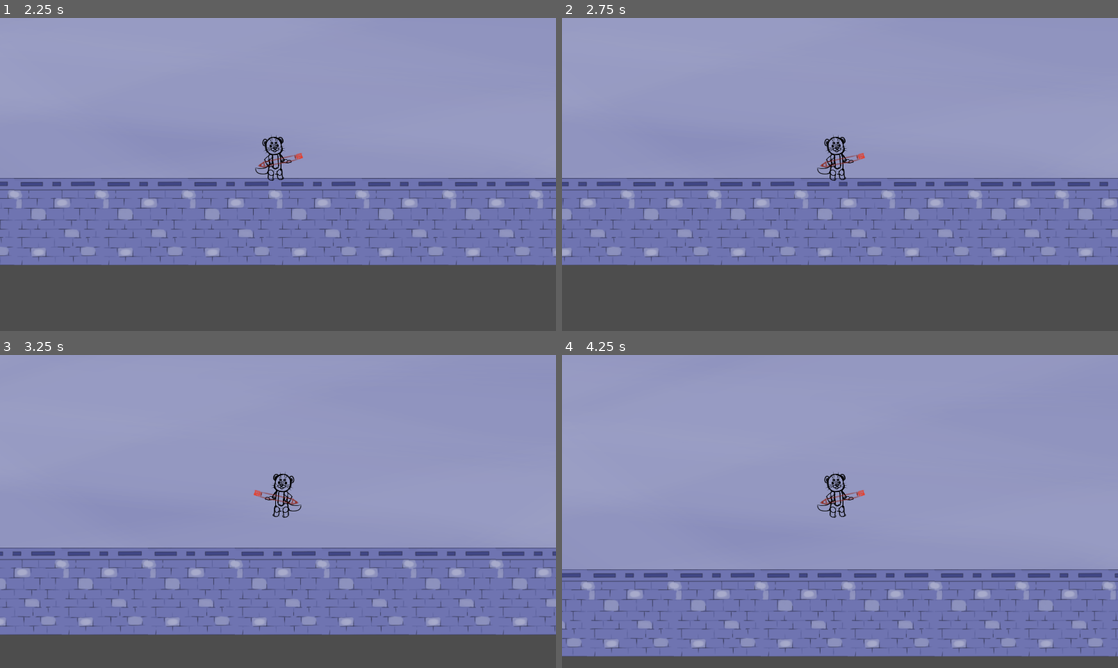
Above: before the commit, frames 1-4 (two rows, left to right).
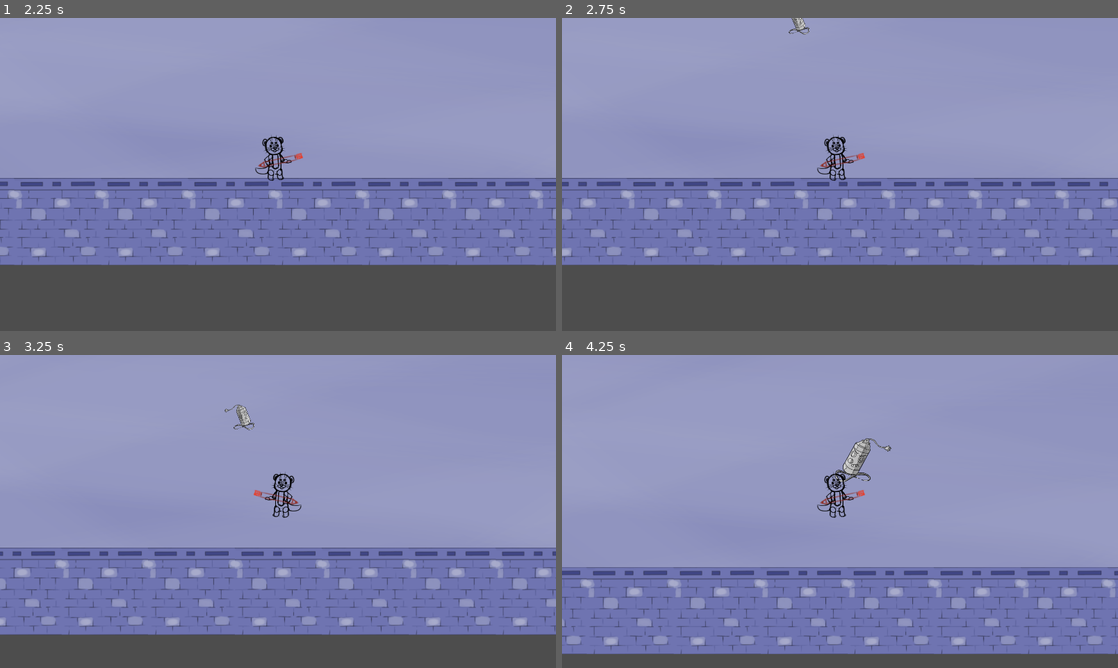
Above: after the commit, the same moments.

Repository: DrOtter3000/ctrlottdelete
Game: Godot game, scene res://Levels/level_1.tscn
The game is run twice, just before and just after one commit, with the same random seed, the same clock (stepped at 60 frames per second) and the same inputs.
Inputs (mouse positions are in pixels of both pictures, inside the frame that each line leads up to):
- Up to frame 1 (2.25 s): tap Enter at 0.5 s; move the mouse to (400, 158) at 0.52 s; hold D (right) 0.53-1.28 s; click (400, 158) at 0.6 s; move the mouse to (166, 190) at 1.27 s; hold S (down) 1.28-2.03 s; click (166, 190) at 1.35 s; move the mouse to (333, 105) at 2.02 s; hold D (right) from 2.03 s (still down); click (333, 105) at 2.1 s
- Up to frame 2 (2.75 s): keep holding D (right)
- Up to frame 3 (3.25 s): move the mouse to (250, 574) at 2.77 s; release D (right) at 2.78 s; hold W (up) from 2.78 s (still down); click (250, 574) at 2.85 s
- Up to frame 4 (4.25 s): move the mouse to (1006, 558) at 3.52 s; release W (up) at 3.53 s; hold A (left) from 3.53 s (still down); click (1006, 558) at 3.6 s

Frame 1 is identical in both runs. In frame 2, 0.1% of the frame differs, in the area x 40-45%, y 0-6%; in frame 3, 0.2%; in frame 4, 7.1%, in the area x 0-100%, y 26-97%.

Commit message:
refactor enemies

Diff:
--- /dev/null
+++ b/Enemies/Kamikaze/kamikaze.gd
@@ -0,0 +1,6 @@
+extends Enemy
+
+
+func _on_explosion_area_body_entered(body: Node2D) -> void:
+	if body.is_in_group("Player"):
+		player.take_damage(damage)
--- a/Enemies/Kamikaze/kamikaze.tscn
+++ b/Enemies/Kamikaze/kamikaze.tscn
@@ -1,49 +1,236 @@
-[gd_scene load_steps=8 format=3 uid="uid://b5koxic5kip0l"]
+[gd_scene load_steps=13 format=3 uid="uid://b5koxic5kip0l"]
 
 [ext_resource type="PackedScene" uid="uid://6x1a8q27db8p" path="res://Enemies/enemy.tscn" id="1_ufkqs"]
 [ext_resource type="Texture2D" uid="uid://bn3gr0flhc1pu" path="res://Enemies/Kamikaze/Rainboom.png" id="2_gob8l"]
+[ext_resource type="Script" path="res://Enemies/Kamikaze/kamikaze.gd" id="2_nhv10"]
+[ext_resource type="Texture2D" uid="uid://cqx42g3h4ebcb" path="res://Enemies/Kamikaze/explosion.png" id="4_r2fsy"]
 
 [sub_resource type="CircleShape2D" id="CircleShape2D_jiw7n"]
+radius = 48.0
+
+[sub_resource type="CircleShape2D" id="CircleShape2D_uxbss"]
+radius = 76.0
+
+[sub_resource type="CircleShape2D" id="CircleShape2D_suw18"]
+radius = 1024.0
+
+[sub_resource type="CircleShape2D" id="CircleShape2D_1nypp"]
 radius = 128.0
-
-[sub_resource type="CircleShape2D" id="CircleShape2D_uxbss"]
-radius = 256.0
-
-[sub_resource type="CircleShape2D" id="CircleShape2D_suw18"]
-radius = 2048.0
 
 [sub_resource type="Animation" id="Animation_s1rqr"]
 resource_name = "walk"
+length = 0.4
+loop_mode = 1
 step = 0.025
+tracks/0/type = "value"
+tracks/0/imported = false
+tracks/0/enabled = true
+tracks/0/path = NodePath("Graphic:position")
+tracks/0/interp = 1
+tracks/0/loop_wrap = true
+tracks/0/keys = {
+"times": PackedFloat32Array(0, 0.1, 0.2, 0.3),
+"transitions": PackedFloat32Array(1, 1, 1, 1),
+"update": 0,
+"values": [Vector2(0, 0), Vector2(0, -8), Vector2(0, 0), Vector2(0, -8)]
+}
+tracks/1/type = "value"
+tracks/1/imported = false
+tracks/1/enabled = true
+tracks/1/path = NodePath("Graphic:skew")
+tracks/1/interp = 1
+tracks/1/loop_wrap = true
+tracks/1/keys = {
+"times": PackedFloat32Array(0, 0.2),
+"transitions": PackedFloat32Array(1, 1),
+"update": 0,
+"values": [0.10472, 0.0]
+}
+
+[sub_resource type="Animation" id="Animation_0yt0r"]
+length = 0.001
+tracks/0/type = "value"
+tracks/0/imported = false
+tracks/0/enabled = true
+tracks/0/path = NodePath("Graphic:position")
+tracks/0/interp = 1
+tracks/0/loop_wrap = true
+tracks/0/keys = {
+"times": PackedFloat32Array(0),
+"transitions": PackedFloat32Array(1),
+"update": 0,
+"values": [Vector2(0, 0)]
+}
+tracks/1/type = "value"
+tracks/1/imported = false
+tracks/1/enabled = true
+tracks/1/path = NodePath("Graphic:skew")
+tracks/1/interp = 1
+tracks/1/loop_wrap = true
+tracks/1/keys = {
+"times": PackedFloat32Array(0),
+"transitions": PackedFloat32Array(1),
+"update": 0,
+"values": [0.0]
+}
+tracks/2/type = "value"
+tracks/2/imported = false
+tracks/2/enabled = true
+tracks/2/path = NodePath("Graphic/Sprite2D:scale")
+tracks/2/interp = 1
+tracks/2/loop_wrap = true
+tracks/2/keys = {
+"times": PackedFloat32Array(0),
+"transitions": PackedFloat32Array(1),
+"update": 0,
+"values": [Vector2(0.5, 0.5)]
+}
+tracks/3/type = "value"
+tracks/3/imported = false
+tracks/3/enabled = true
+tracks/3/path = NodePath("Graphic/Sprite2D:visible")
+tracks/3/interp = 1
+tracks/3/loop_wrap = true
+tracks/3/keys = {
+"times": PackedFloat32Array(0),
+"transitions": PackedFloat32Array(1),
+"update": 1,
+"values": [true]
+}
+tracks/4/type = "value"
+tracks/4/imported = false
+tracks/4/enabled = true
+tracks/4/path = NodePath("ExplosionArea:monitoring")
+tracks/4/interp = 1
+tracks/4/loop_wrap = true
+tracks/4/keys = {
+"times": PackedFloat32Array(0),
+"transitions": PackedFloat32Array(1),
+"update": 1,
+"values": [false]
+}
+tracks/5/type = "value"
+tracks/5/imported = false
+tracks/5/enabled = true
+tracks/5/path = NodePath("ExplosionShape:scale")
+tracks/5/interp = 1
+tracks/5/loop_wrap = true
+tracks/5/keys = {
+"times": PackedFloat32Array(0),
+"transitions": PackedFloat32Array(1),
+"update": 0,
+"values": [Vector2(1e-05, 1e-05)]
+}
+
+[sub_resource type="Animation" id="Animation_dnu6l"]
+resource_name = "attack"
+length = 0.3
+tracks/0/type = "value"
+tracks/0/imported = false
+tracks/0/enabled = true
+tracks/0/path = NodePath("Graphic/Sprite2D:scale")
+tracks/0/interp = 1
+tracks/0/loop_wrap = true
+tracks/0/keys = {
+"times": PackedFloat32Array(0, 0.2),
+"transitions": PackedFloat32Array(1, 1),
+"update": 0,
+"values": [Vector2(0.5, 0.5), Vector2(2, 2)]
+}
+tracks/1/type = "value"
+tracks/1/imported = false
+tracks/1/enabled = true
+tracks/1/path = NodePath("Graphic/Sprite2D:visible")
+tracks/1/interp = 1
+tracks/1/loop_wrap = true
+tracks/1/keys = {
+"times": PackedFloat32Array(0, 0.2),
+"transitions": PackedFloat32Array(1, 1),
+"update": 1,
+"values": [true, false]
+}
+tracks/2/type = "method"
+tracks/2/imported = false
+tracks/2/enabled = true
+tracks/2/path = NodePath(".")
+tracks/2/interp = 1
+tracks/2/loop_wrap = true
+tracks/2/keys = {
+"times": PackedFloat32Array(0.3),
+"transitions": PackedFloat32Array(1),
+"values": [{
+"args": [],
+"method": &"queue_free"
+}]
+}
+tracks/3/type = "value"
+tracks/3/imported = false
+tracks/3/enabled = true
+tracks/3/path = NodePath("ExplosionArea:monitoring")
+tracks/3/interp = 1
+tracks/3/loop_wrap = true
+tracks/3/keys = {
+"times": PackedFloat32Array(0, 0.2),
+"transitions": PackedFloat32Array(1, 1),
+"update": 1,
+"values": [false, true]
+}
+tracks/4/type = "value"
+tracks/4/imported = false
+tracks/4/enabled = true
+tracks/4/path = NodePath("ExplosionShape:scale")
+tracks/4/interp = 1
+tracks/4/loop_wrap = true
+tracks/4/keys = {
+"times": PackedFloat32Array(0.2, 0.3),
+"transitions": PackedFloat32Array(1, 1),
+"update": 0,
+"values": [Vector2(1e-05, 1e-05), Vector2(2.5, 2.5)]
+}
 
 [sub_resource type="AnimationLibrary" id="AnimationLibrary_4ylri"]
 _data = {
+"RESET": SubResource("Animation_0yt0r"),
+"attack": SubResource("Animation_dnu6l"),
 "walk": SubResource("Animation_s1rqr")
 }
 
 [node name="Kamikaze" instance=ExtResource("1_ufkqs")]
-script = null
-
-[node name="Sprite2D" parent="." index="0"]
+script = ExtResource("2_nhv10")
+
+[node name="Sprite2D" parent="Graphic" index="0"]
+position = Vector2(0, -32)
+scale = Vector2(0.5, 0.5)
 texture = ExtResource("2_gob8l")
-
-[node name="HurtBox" parent="." index="2"]
-visible = false
+flip_h = true
+
+[node name="ExplosionShape" type="Sprite2D" parent="." index="1"]
+position = Vector2(0, -23)
+scale = Vector2(1e-05, 1e-05)
+texture = ExtResource("4_r2fsy")
+
+[node name="HurtBox" parent="." index="3"]
+position = Vector2(0, -23)
 shape = SubResource("CircleShape2D_jiw7n")
 
-[node name="Range" parent="." index="3"]
-visible = false
-
 [node name="CollisionShape2D" parent="Range" index="0"]
+position = Vector2(0, -23)
 shape = SubResource("CircleShape2D_uxbss")
 
-[node name="MaxRange" parent="." index="4"]
-visible = false
-
 [node name="CollisionShape2D" parent="MaxRange" index="0"]
+position = Vector2(0, -23)
 shape = SubResource("CircleShape2D_suw18")
 
-[node name="AnimationPlayer" parent="." index="6"]
+[node name="ExplosionArea" type="Area2D" parent="." index="6"]
+monitoring = false
+
+[node name="CollisionShape2D" type="CollisionShape2D" parent="ExplosionArea" index="0"]
+position = Vector2(0, -23)
+shape = SubResource("CircleShape2D_1nypp")
+
+[node name="AnimationPlayer" parent="." index="8"]
 libraries = {
 "": SubResource("AnimationLibrary_4ylri")
 }
+
+[connection signal="body_entered" from="ExplosionArea" to="." method="_on_explosion_area_body_entered"]
--- a/Enemies/PaintElemental/paint_elemental.gd
+++ b/Enemies/PaintElemental/paint_elemental.gd
@@ -4,12 +4,6 @@
 @export var Projectile :PackedScene
 
 
-func set_sprite_direction() -> void:
-	if player.position.x > position.x:
-		sprite_2d.flip_h = false
-	else:
-		sprite_2d.flip_h = true
-
 func fire() -> void:
 	var projectile_instance = Projectile.instantiate()
 	get_parent().add_child(projectile_instance)
--- a/Enemies/PaintElemental/paint_elemental.tscn
+++ b/Enemies/PaintElemental/paint_elemental.tscn
@@ -14,29 +14,12 @@
 [sub_resource type="CircleShape2D" id="CircleShape2D_ouko8"]
 radius = 1024.0
 
-[sub_resource type="Animation" id="Animation_g3wvv"]
-resource_name = "walk"
-length = 2.0
-loop_mode = 1
-tracks/0/type = "value"
-tracks/0/imported = false
-tracks/0/enabled = true
-tracks/0/path = NodePath("Sprite2D:position")
-tracks/0/interp = 2
-tracks/0/loop_wrap = true
-tracks/0/keys = {
-"times": PackedFloat32Array(0, 0.9, 2),
-"transitions": PackedFloat32Array(1, 1, 1),
-"update": 0,
-"values": [Vector2(0, 0), Vector2(0, 8), Vector2(0, 0)]
-}
-
 [sub_resource type="Animation" id="Animation_ld24n"]
 length = 0.001
 tracks/0/type = "value"
 tracks/0/imported = false
 tracks/0/enabled = true
-tracks/0/path = NodePath("Sprite2D:position")
+tracks/0/path = NodePath("Graphic:position")
 tracks/0/interp = 1
 tracks/0/loop_wrap = true
 tracks/0/keys = {
@@ -48,7 +31,7 @@
 tracks/1/type = "value"
 tracks/1/imported = false
 tracks/1/enabled = true
-tracks/1/path = NodePath("Sprite2D:modulate")
+tracks/1/path = NodePath("Graphic/Sprite2D:modulate")
 tracks/1/interp = 1
 tracks/1/loop_wrap = true
 tracks/1/keys = {
@@ -60,7 +43,7 @@
 tracks/2/type = "value"
 tracks/2/imported = false
 tracks/2/enabled = true
-tracks/2/path = NodePath("Sprite2D:scale")
+tracks/2/path = NodePath("Graphic/Sprite2D:scale")
 tracks/2/interp = 1
 tracks/2/loop_wrap = true
 tracks/2/keys = {
@@ -74,43 +57,60 @@
 resource_name = "attack"
 length = 0.3
 step = 0.025
-tracks/0/type = "value"
+tracks/0/type = "method"
 tracks/0/imported = false
 tracks/0/enabled = true
-tracks/0/path = NodePath("Sprite2D:modulate")
+tracks/0/path = NodePath(".")
 tracks/0/interp = 1
 tracks/0/loop_wrap = true
 tracks/0/keys = {
-"times": PackedFloat32Array(0, 0.25, 0.3),
-"transitions": PackedFloat32Array(1, 1, 1),
-"update": 0,
-"values": [Color(1, 1, 1, 1), Color(1, 0.305882, 0, 1), Color(1, 1, 1, 1)]
-}
-tracks/1/type = "value"
-tracks/1/imported = false
-tracks/1/enabled = true
-tracks/1/path = NodePath("Sprite2D:scale")
-tracks/1/interp = 1
-tracks/1/loop_wrap = true
-tracks/1/keys = {
-"times": PackedFloat32Array(0, 0.225, 0.25),
-"transitions": PackedFloat32Array(1, 1, 1),
-"update": 0,
-"values": [Vector2(1, 1), Vector2(1.2, 1.2), Vector2(1, 1)]
-}
-tracks/2/type = "method"
-tracks/2/imported = false
-tracks/2/enabled = true
-tracks/2/path = NodePath(".")
-tracks/2/interp = 1
-tracks/2/loop_wrap = true
-tracks/2/keys = {
 "times": PackedFloat32Array(0.25),
 "transitions": PackedFloat32Array(1),
 "values": [{
 "args": [],
 "method": &"fire"
 }]
+}
+tracks/1/type = "value"
+tracks/1/imported = false
+tracks/1/enabled = true
+tracks/1/path = NodePath("Graphic/Sprite2D:modulate")
+tracks/1/interp = 1
+tracks/1/loop_wrap = true
+tracks/1/keys = {
+"times": PackedFloat32Array(0, 0.225, 0.3),
+"transitions": PackedFloat32Array(1, 1, 1),
+"update": 0,
+"values": [Color(1, 1, 1, 1), Color(0.772549, 0.286275, 0.796078, 1), Color(1, 1, 1, 1)]
+}
+tracks/2/type = "value"
+tracks/2/imported = false
+tracks/2/enabled = true
+tracks/2/path = NodePath("Graphic/Sprite2D:scale")
+tracks/2/interp = 1
+tracks/2/loop_wrap = true
+tracks/2/keys = {
+"times": PackedFloat32Array(0, 0.225, 0.25),
+"transitions": PackedFloat32Array(1, 1, 1),
+"update": 0,
+"values": [Vector2(1, 1), Vector2(1.2, 1.2), Vector2(1, 1)]
+}
+
+[sub_resource type="Animation" id="Animation_g3wvv"]
+resource_name = "walk"
+length = 2.0
+loop_mode = 1
+tracks/0/type = "value"
+tracks/0/imported = false
+tracks/0/enabled = true
+tracks/0/path = NodePath("Graphic:position")
+tracks/0/interp = 2
+tracks/0/loop_wrap = true
+tracks/0/keys = {
+"times": PackedFloat32Array(0, 1.2, 2),
+"transitions": PackedFloat32Array(1, 1, 1),
+"update": 0,
+"values": [Vector2(0, 0), Vector2(0, -8), Vector2(0, 0)]
 }
 
 [sub_resource type="AnimationLibrary" id="AnimationLibrary_j5v33"]
@@ -126,23 +126,23 @@
 hitpoints = 3.0
 attack_rate = 2.5
 
-[node name="Sprite2D" parent="." index="0"]
+[node name="Graphic" parent="." index="0"]
+scale = Vector2(1.25, 1.25)
+
+[node name="Sprite2D" parent="Graphic" index="0"]
+position = Vector2(0, -48)
 texture = ExtResource("3_mot7k")
 
 [node name="HurtBox" parent="." index="2"]
-visible = false
+position = Vector2(0, -48)
 shape = SubResource("CircleShape2D_okb5d")
 
-[node name="Range" parent="." index="3"]
-visible = false
-
 [node name="CollisionShape2D" parent="Range" index="0"]
+position = Vector2(0, -48)
 shape = SubResource("CircleShape2D_y0mik")
 
-[node name="MaxRange" parent="." index="4"]
-visible = false
-
 [node name="CollisionShape2D" parent="MaxRange" index="0"]
+position = Vector2(0, -48)
 shape = SubResource("CircleShape2D_ouko8")
 
 [node name="AnimationPlayer" parent="." index="6"]
--- a/Enemies/PermanentMarker/permanent_marker.gd
+++ b/Enemies/PermanentMarker/permanent_marker.gd
@@ -1,8 +1 @@
 extends Enemy
-
-
-func set_sprite_direction() -> void:
-	if player.position.x > position.x:
-		sprite_2d.flip_h = false
-	else:
-		sprite_2d.flip_h = true
--- a/Enemies/PermanentMarker/permanent_marker.tscn
+++ b/Enemies/PermanentMarker/permanent_marker.tscn
@@ -13,20 +13,47 @@
 [sub_resource type="CircleShape2D" id="CircleShape2D_c631p"]
 radius = 138.004
 
+[sub_resource type="Animation" id="Animation_kia8f"]
+length = 0.001
+tracks/0/type = "value"
+tracks/0/imported = false
+tracks/0/enabled = true
+tracks/0/path = NodePath("Graphic/Sprite2D:scale")
+tracks/0/interp = 1
+tracks/0/loop_wrap = true
+tracks/0/keys = {
+"times": PackedFloat32Array(0),
+"transitions": PackedFloat32Array(1),
+"update": 0,
+"values": [Vector2(1, 1)]
+}
+tracks/1/type = "value"
+tracks/1/imported = false
+tracks/1/enabled = true
+tracks/1/path = NodePath("Graphic/Sprite2D:skew")
+tracks/1/interp = 1
+tracks/1/loop_wrap = true
+tracks/1/keys = {
+"times": PackedFloat32Array(0),
+"transitions": PackedFloat32Array(1),
+"update": 0,
+"values": [0.0]
+}
+
 [sub_resource type="Animation" id="Animation_nwf4a"]
 resource_name = "attack"
 length = 0.2
 tracks/0/type = "value"
 tracks/0/imported = false
 tracks/0/enabled = true
-tracks/0/path = NodePath("Sprite2D:scale")
+tracks/0/path = NodePath("Graphic/Sprite2D:scale")
 tracks/0/interp = 1
 tracks/0/loop_wrap = true
 tracks/0/keys = {
-"times": PackedFloat32Array(0, 0.1, 0.2),
+"times": PackedFloat32Array(0, 0.0666667, 0.2),
 "transitions": PackedFloat32Array(1, 1, 1),
 "update": 0,
-"values": [Vector2(1, 1), Vector2(1.2, 1.2), Vector2(1, 1)]
+"values": [Vector2(1, 1), Vector2(1.25, 1.25), Vector2(1, 1)]
 }
 
 [sub_resource type="Animation" id="Animation_m4uli"]
@@ -37,53 +64,26 @@
 tracks/0/type = "value"
 tracks/0/imported = false
 tracks/0/enabled = true
-tracks/0/path = NodePath("Sprite2D:skew")
+tracks/0/path = NodePath("Graphic/Sprite2D:scale")
 tracks/0/interp = 1
 tracks/0/loop_wrap = true
 tracks/0/keys = {
 "times": PackedFloat32Array(0, 0.4, 0.8, 1.2, 1.6),
 "transitions": PackedFloat32Array(1, 1, 1, 1, 1),
 "update": 0,
-"values": [0.0, -0.10472, 0.0, 0.10472, 0.0]
+"values": [Vector2(1, 1), Vector2(0.95, 1.1), Vector2(1, 1), Vector2(1.1, 0.95), Vector2(1, 1)]
 }
 tracks/1/type = "value"
 tracks/1/imported = false
 tracks/1/enabled = true
-tracks/1/path = NodePath("Sprite2D:scale")
+tracks/1/path = NodePath("Graphic/Sprite2D:skew")
 tracks/1/interp = 1
 tracks/1/loop_wrap = true
 tracks/1/keys = {
-"times": PackedFloat32Array(0, 0.4, 1.2, 1.6),
-"transitions": PackedFloat32Array(1, 1, 1, 1),
+"times": PackedFloat32Array(0.4, 1.2),
+"transitions": PackedFloat32Array(1, 1),
 "update": 0,
-"values": [Vector2(1, 1), Vector2(1, 0.9), Vector2(1, 1.1), Vector2(1, 1)]
-}
-
-[sub_resource type="Animation" id="Animation_kia8f"]
-length = 0.001
-tracks/0/type = "value"
-tracks/0/imported = false
-tracks/0/enabled = true
-tracks/0/path = NodePath("Sprite2D:skew")
-tracks/0/interp = 1
-tracks/0/loop_wrap = true
-tracks/0/keys = {
-"times": PackedFloat32Array(0),
-"transitions": PackedFloat32Array(1),
-"update": 0,
-"values": [0.0]
-}
-tracks/1/type = "value"
-tracks/1/imported = false
-tracks/1/enabled = true
-tracks/1/path = NodePath("Sprite2D:scale")
-tracks/1/interp = 1
-tracks/1/loop_wrap = true
-tracks/1/keys = {
-"times": PackedFloat32Array(0),
-"transitions": PackedFloat32Array(1),
-"update": 0,
-"values": [Vector2(1, 1)]
+"values": [-0.10472, 0.10472]
 }
 
 [sub_resource type="AnimationLibrary" id="AnimationLibrary_dpxjn"]
@@ -100,23 +100,25 @@
 attack_rate = 1.0
 damage = 2
 
-[node name="Sprite2D" parent="." index="0"]
-position = Vector2(0, -63)
+[node name="Graphic" parent="." index="0"]
+scale = Vector2(1.25, 1.25)
+skew = 0.0543885
+
+[node name="Sprite2D" parent="Graphic" index="0"]
+position = Vector2(0, -48)
 texture = ExtResource("2_5lgpu")
 
 [node name="HurtBox" parent="." index="2"]
-visible = false
-position = Vector2(-0.5, -63)
+position = Vector2(0, -48)
 shape = SubResource("RectangleShape2D_f00we")
 
 [node name="CollisionShape2D" parent="Range" index="0"]
-visible = false
-position = Vector2(-1, -63)
+position = Vector2(0, -48)
 shape = SubResource("CircleShape2D_juu30")
 
 [node name="CollisionShape2D" parent="MaxRange" index="0"]
 visible = false
-position = Vector2(1, -63)
+position = Vector2(0, -48)
 shape = SubResource("CircleShape2D_c631p")
 
 [node name="AnimationPlayer" parent="." index="6"]
--- a/Enemies/Projectiles/projectile.tscn
+++ b/Enemies/Projectiles/projectile.tscn
@@ -5,6 +5,33 @@
 
 [sub_resource type="CircleShape2D" id="CircleShape2D_hfd2o"]
 radius = 18.2483
+
+[sub_resource type="Animation" id="Animation_17nln"]
+length = 0.001
+tracks/0/type = "value"
+tracks/0/imported = false
+tracks/0/enabled = true
+tracks/0/path = NodePath("Sprite2D:scale")
+tracks/0/interp = 1
+tracks/0/loop_wrap = true
+tracks/0/keys = {
+"times": PackedFloat32Array(0),
+"transitions": PackedFloat32Array(1),
+"update": 0,
+"values": [Vector2(1, 1)]
+}
+tracks/1/type = "value"
+tracks/1/imported = false
+tracks/1/enabled = true
+tracks/1/path = NodePath("HurtArea:monitoring")
+tracks/1/interp = 1
+tracks/1/loop_wrap = true
+tracks/1/keys = {
+"times": PackedFloat32Array(0),
+"transitions": PackedFloat32Array(1),
+"update": 1,
+"values": [false]
+}
 
 [sub_resource type="Animation" id="Animation_xbgkf"]
 resource_name = "explode"
@@ -48,33 +75,6 @@
 "values": [true]
 }
 
-[sub_resource type="Animation" id="Animation_17nln"]
-length = 0.001
-tracks/0/type = "value"
-tracks/0/imported = false
-tracks/0/enabled = true
-tracks/0/path = NodePath("Sprite2D:scale")
-tracks/0/interp = 1
-tracks/0/loop_wrap = true
-tracks/0/keys = {
-"times": PackedFloat32Array(0),
-"transitions": PackedFloat32Array(1),
-"update": 0,
-"values": [Vector2(1, 1)]
-}
-tracks/1/type = "value"
-tracks/1/imported = false
-tracks/1/enabled = true
-tracks/1/path = NodePath("HurtArea:monitoring")
-tracks/1/interp = 1
-tracks/1/loop_wrap = true
-tracks/1/keys = {
-"times": PackedFloat32Array(0),
-"transitions": PackedFloat32Array(1),
-"update": 1,
-"values": [false]
-}
-
 [sub_resource type="AnimationLibrary" id="AnimationLibrary_faefq"]
 _data = {
 "RESET": SubResource("Animation_17nln"),
--- a/Enemies/Slime/slime.tscn
+++ b/Enemies/Slime/slime.tscn
@@ -17,7 +17,7 @@
 tracks/0/type = "value"
 tracks/0/imported = false
 tracks/0/enabled = true
-tracks/0/path = NodePath("Sprite2D:scale")
+tracks/0/path = NodePath("Graphic/Sprite2D:scale")
 tracks/0/interp = 1
 tracks/0/loop_wrap = true
 tracks/0/keys = {
@@ -30,31 +30,31 @@
 [sub_resource type="Animation" id="Animation_rkgca"]
 resource_name = "attack"
 length = 0.2
-tracks/0/type = "value"
+tracks/0/type = "method"
 tracks/0/imported = false
 tracks/0/enabled = true
-tracks/0/path = NodePath("Sprite2D:scale")
+tracks/0/path = NodePath(".")
 tracks/0/interp = 1
 tracks/0/loop_wrap = true
 tracks/0/keys = {
-"times": PackedFloat32Array(0, 0.1, 0.2),
-"transitions": PackedFloat32Array(1, 1, 1),
-"update": 0,
-"values": [Vector2(1, 1), Vector2(1.5, 1.5), Vector2(1, 1)]
-}
-tracks/1/type = "method"
-tracks/1/imported = false
-tracks/1/enabled = true
-tracks/1/path = NodePath(".")
-tracks/1/interp = 1
-tracks/1/loop_wrap = true
-tracks/1/keys = {
 "times": PackedFloat32Array(0.1),
 "transitions": PackedFloat32Array(1),
 "values": [{
 "args": [],
 "method": &"hurt_player"
 }]
+}
+tracks/1/type = "value"
+tracks/1/imported = false
+tracks/1/enabled = true
+tracks/1/path = NodePath("Graphic/Sprite2D:scale")
+tracks/1/interp = 1
+tracks/1/loop_wrap = true
+tracks/1/keys = {
+"times": PackedFloat32Array(0, 0.0666667, 0.2),
+"transitions": PackedFloat32Array(1, 1, 1),
+"update": 0,
+"values": [Vector2(1, 1), Vector2(1.2, 1.2), Vector2(1, 1)]
 }
 
 [sub_resource type="Animation" id="Animation_w101d"]
@@ -65,7 +65,7 @@
 tracks/0/type = "value"
 tracks/0/imported = false
 tracks/0/enabled = true
-tracks/0/path = NodePath("Sprite2D:scale")
+tracks/0/path = NodePath("Graphic/Sprite2D:scale")
 tracks/0/interp = 1
 tracks/0/loop_wrap = true
 tracks/0/keys = {
@@ -86,9 +86,10 @@
 speed = 250
 attack_rate = 0.75
 
-[node name="Sprite2D" parent="." index="0"]
+[node name="Sprite2D" parent="Graphic" index="0"]
+position = Vector2(0, -32)
 texture = ExtResource("2_6or85")
-offset = Vector2(0, -35)
+flip_h = true
 
 [node name="HurtBox" parent="." index="2"]
 position = Vector2(0, -32)
--- a/Enemies/enemy.gd
+++ b/Enemies/enemy.gd
@@ -5,7 +5,7 @@
 @onready var hurt_box: CollisionShape2D = $HurtBox
 @onready var attack_timer: Timer = $AttackTimer
 @onready var animation_player: AnimationPlayer = $AnimationPlayer
-@onready var sprite_2d: Sprite2D = $Sprite2D
+@onready var graphic: Node2D = $Graphic
 
 @export var hitpoints := 5.0
 @export var speed := 200
@@ -60,6 +60,6 @@
 
 func set_sprite_direction() -> void:
 	if player.position.x > position.x:
-		sprite_2d.flip_h = true
+		graphic.scale.x = 1
 	else:
-		sprite_2d.flip_h = false
+		graphic.scale.x = -1
--- a/Enemies/enemy.tscn
+++ b/Enemies/enemy.tscn
@@ -9,7 +9,9 @@
 platform_floor_layers = 4294967040
 script = ExtResource("1_gwmli")
 
-[node name="Sprite2D" type="Sprite2D" parent="."]
+[node name="Graphic" type="Node2D" parent="."]
+
+[node name="Sprite2D" type="Sprite2D" parent="Graphic"]
 
 [node name="NavigationAgent2D" type="NavigationAgent2D" parent="."]
 avoidance_enabled = true
--- a/Levels/level_1.tscn
+++ b/Levels/level_1.tscn
@@ -6,8 +6,7 @@
 [ext_resource type="PackedScene" uid="uid://bf3s4btsw3tff" path="res://Levels/SideWalls/wall_left_base.tscn" id="4_q0wph"]
 [ext_resource type="PackedScene" uid="uid://cp1c2yhbsto1" path="res://Levels/Walls/wall_base.tscn" id="4_yoyeb"]
 [ext_resource type="PackedScene" uid="uid://bs6g4f5armbr5" path="res://Levels/Corners/Corner_left_base.tscn" id="5_gjngs"]
-[ext_resource type="PackedScene" uid="uid://bgtl76tcow4mf" path="res://Enemies/PaintElemental/paint_elemental.tscn" id="6_x8p0x"]
-[ext_resource type="PackedScene" uid="uid://cwiyh5qtpd6va" path="res://Enemies/PermanentMarker/permanent_marker.tscn" id="7_ukp7p"]
+[ext_resource type="PackedScene" uid="uid://b5koxic5kip0l" path="res://Enemies/Kamikaze/kamikaze.tscn" id="6_042hg"]
 
 [node name="Level_1" type="Node2D"]
 script = ExtResource("1_8r4jo")
@@ -184,10 +183,8 @@
 
 [node name="Enemies" type="Node2D" parent="."]
 
-[node name="Paint Elemental" parent="Enemies" instance=ExtResource("6_x8p0x")]
-
-[node name="PermanentMarker" parent="Enemies" instance=ExtResource("7_ukp7p")]
-position = Vector2(2250, 0)
+[node name="Kamikaze" parent="Enemies" instance=ExtResource("6_042hg")]
+position = Vector2(1200, 750)
 
 [node name="Player" parent="." instance=ExtResource("1_06dtt")]
 position = Vector2(30, -76)
Binary file added: Enemies/Kamikaze/explosion.png
Not shown, added: Enemies/Kamikaze/explosion.png.import
Not shown: 1 places in Levels/level_1.tscn that only renumber resources
